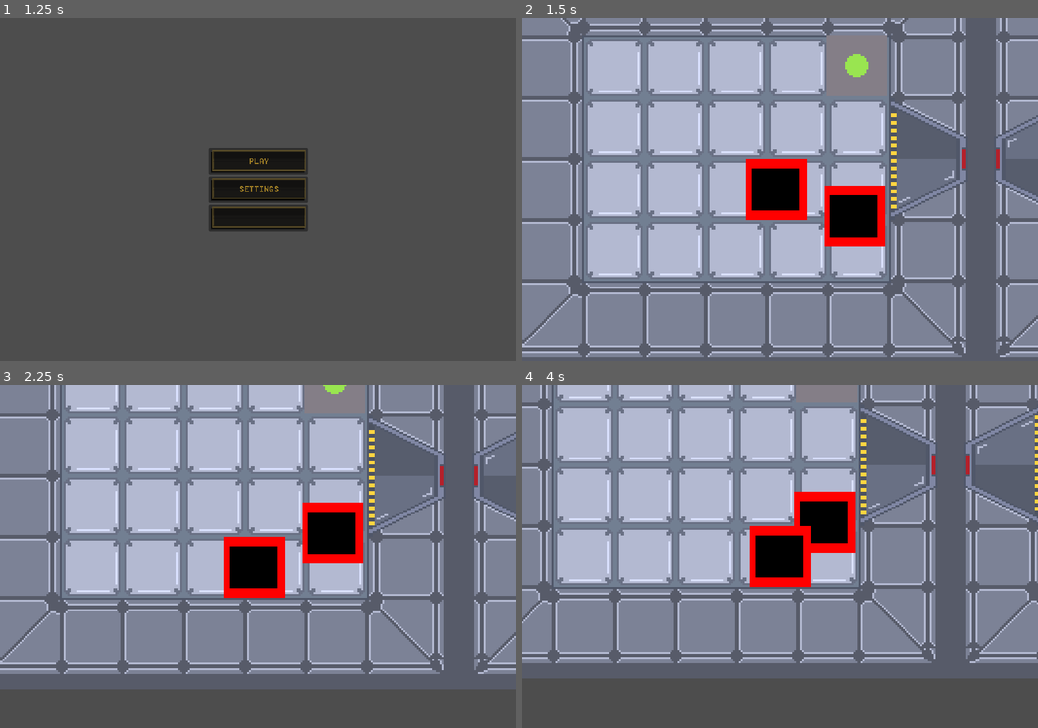
Above: before the commit, frames 1-4 (two rows, left to right).
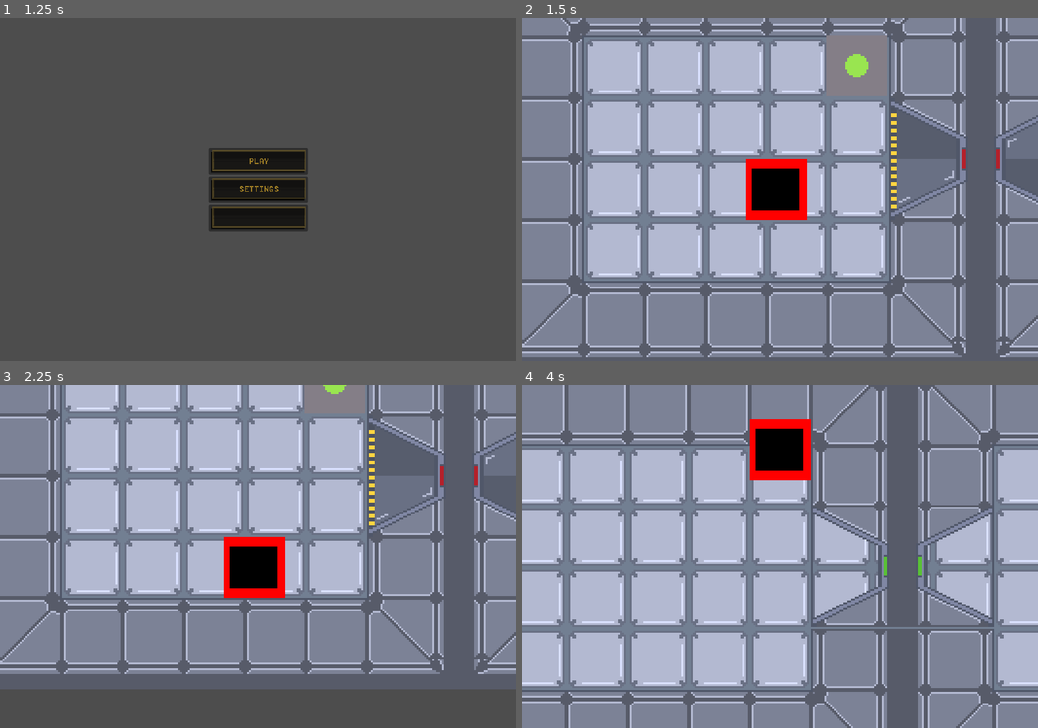
Above: after the commit, the same moments.

Repository: Pi-pol/Tachyon-race
Game: Godot game, scene res://Scenes/title.tscn
Two runs of this game, one before a commit and one after it. Both use one fixed random seed, a clock stepped at 60 frames per second and the inputs below.
Inputs (mouse positions are in pixels of both pictures, inside the frame that each line leads up to):
- Up to frame 1 (1.25 s): tap Enter at 0.5 s; move the mouse to (371, 172) at 0.52 s; hold Right (ui_right) from 0.53 s (still down); click (371, 172) at 0.67 s
- Up to frame 2 (1.5 s): release Right (ui_right) at 1.25 s; click (780, 162) at 1.25 s
- Up to frame 3 (2.25 s): tap Space at 2 s; move the mouse to (154, 573) at 2.02 s; hold Down (ui_down) from 2.03 s (still down)
- Up to frame 4 (4 s): tap Enter at 2.75 s; move the mouse to (831, 481) at 2.77 s; release Down (ui_down) at 2.78 s; hold Right (ui_right) 2.78-3.53 s; move the mouse to (754, 625) at 3.52 s; hold Up (ui_up) from 3.53 s (still down); click (754, 625) at 3.67 s

Frame 1 is identical in both runs. In frame 2, 2.1% of the frame differs, in the area x 58-71%, y 48-67%; in frame 3, 2.1%; in frame 4, 74%, in the area x 0-100%, y 0-100%.

Commit message:
small tweaks

Diff:
--- a/Scenes/1stlevel.tscn
+++ b/Scenes/1stlevel.tscn
@@ -43,21 +43,19 @@
 y_sort_enabled = true
 
 [node name="Pudelko" type="CharacterBody2D" parent="."]
-position = Vector2(2, 1)
+position = Vector2(281, 274)
 script = ExtResource("3_fsm57")
 
 [node name="Sprite2D" type="Sprite2D" parent="Pudelko"]
 material = SubResource("ShaderMaterial_h14jk")
-position = Vector2(172, 125)
 texture = ExtResource("2_xif6h")
 
 [node name="CollisionShape2D" type="CollisionShape2D" parent="Pudelko"]
-position = Vector2(172, 125)
 scale = Vector2(32, 32)
 shape = SubResource("RectangleShape2D_0cajd")
 
 [node name="jakiśKamień" type="StaticBody2D" parent="."]
-position = Vector2(321, 93)
+position = Vector2(450, 75)
 
 [node name="CollisionShape2D" type="CollisionShape2D" parent="jakiśKamień"]
 position = Vector2(0, -1)
@@ -94,7 +92,7 @@
 layer_0/tile_data = PackedInt32Array(65537, 0, 0, 65538, 0, 0, 65539, 0, 0, 65540, 0, 0, 65541, 0, 0, 131077, 0, 0, 131 …(2175 unchanged characters)…
 
 [node name="DoorsTilemap" parent="." instance=ExtResource("8_k6orn")]
-layer_0/z_index = 14905
+layer_0/z_index = 1410065407
 layer_0/tile_data = PackedInt32Array(196614, 0, 1, 131079, 65536, 0, 196615, 65536, 1, 131080, 131072, 0, 196616, 131072, 1, 131078, 0, 0)
 script = ExtResource("9_qrhr4")
 
Not shown: 1 places in Scenes/MainMenu.tscn that only renumber resources
